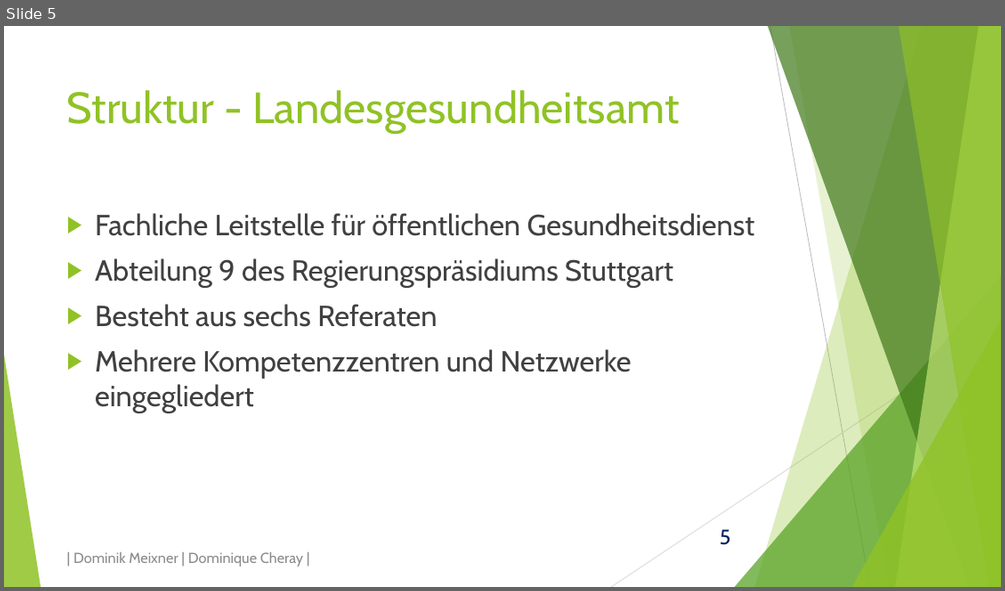
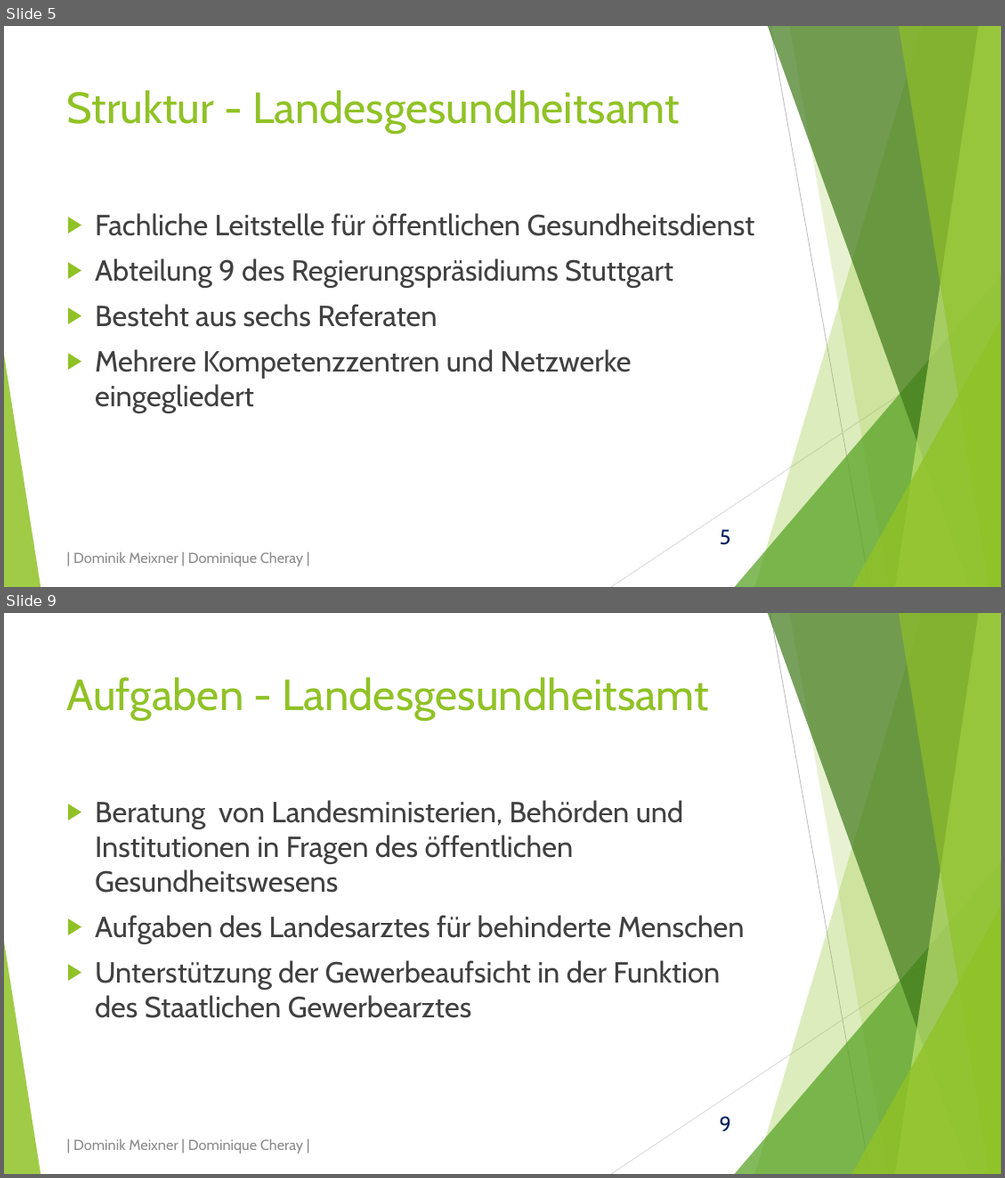
Before and after one commit to domeix/BlaBla, a slide deck: GesundheitsamtPraes.pptx. Shown one above the other, each under a label of ours: slide 5 before the commit, slides 5 and 9 after it; the slides between them are not shown. The pictures are 1005x591 and 1005x1178 pixels, drawn with LibreOffice and Linux fonts; fonts in the diff are those of the drawing. Boxes give left, top, right and bottom in pixels: in the first picture for what was removed or moved away, otherwise in the second. Text is boxed around its words. In the diff, an @@ line names an element or a change of style, - is before the commit and + after.

Commit message:
Und noch mehr Präsentation
Aufgaben der Ämter zugefügt. Und jetzt mach ich Pause und geh was essen.
:)

```diff
--- a/GesundheitsamtPraes.pptx
+++ b/GesundheitsamtPraes.pptx
@@ slide 9 added at (4,613,1001,1174), background #FFFFFF; not listed: 11 template elements that a slide beside it also shows @@
@@ title added at (67,677,709,720), 42 pt, text #90C226 @@
+Aufgaben - Landesgesundheitsamt
@@ text added at (95,800,744,1018), 28 pt, text #404040 @@
+  ▶ Beratung von Landesministerien, Behörden und Institutionen in Fragen des öffentlichen Gesundheitswesens
+  ▶ Aufgaben des Landesarztes für behinderte Menschen
+  ▶ Unterstützung der Gewerbeaufsicht in der Funktion des Staatlichen Gewerbearztes
@@ text added at (73,1139,303,1153), 14 pt, text #8C8C8C @@
+| Dominik Meixner | Dominique Cheray |
```
Also in this commit, not shown: 4 slides changed, 3 other slides added.
